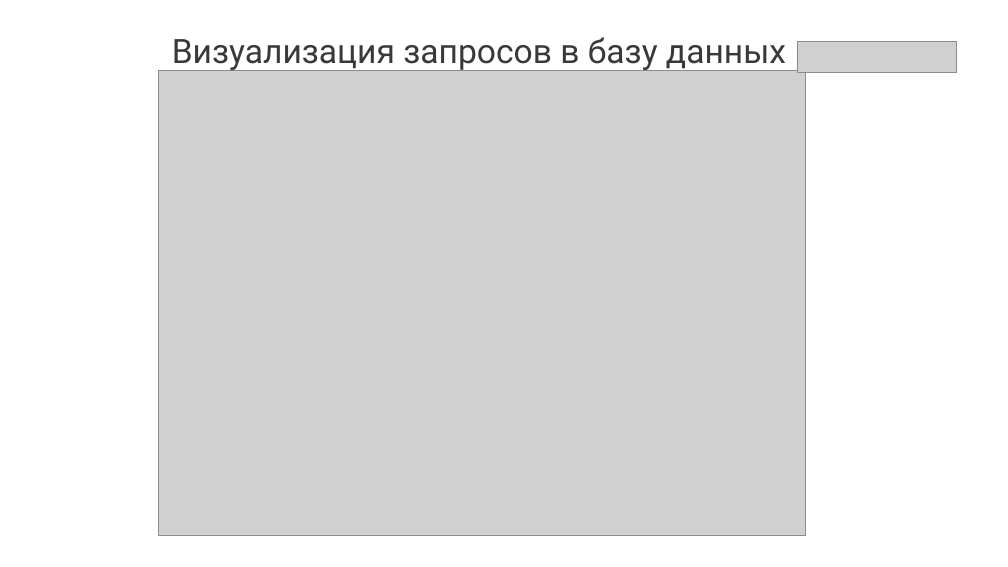
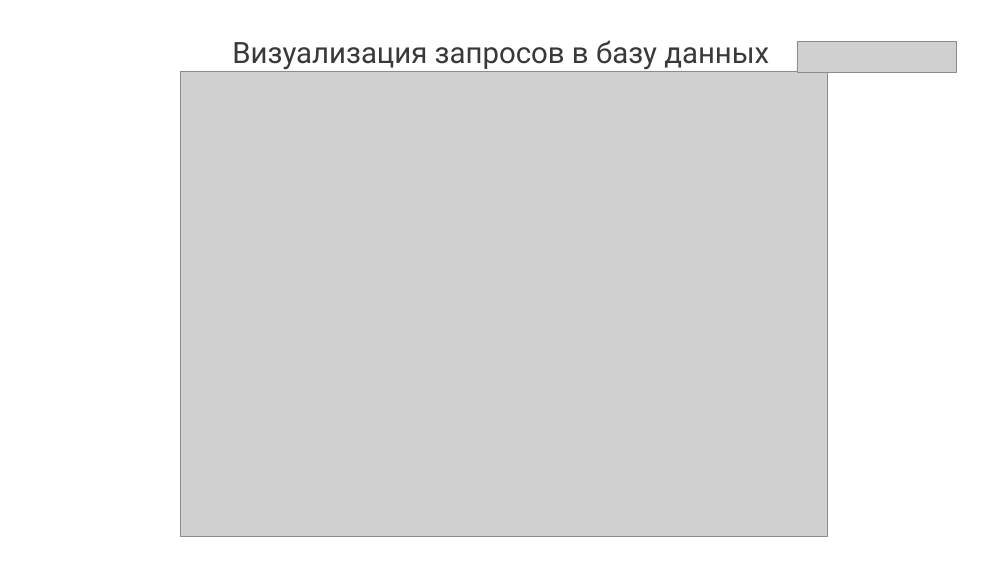
Before and after one commit to asikpro13/ProjectLyceym, a slide deck: slide 10 of Представление Мазурек Вадим.pptx. Drawn at 1008x567 pixels with LibreOffice and Linux fonts; fonts in the diff are those of the drawing; grey boxes stand for pictures. Boxes give left, top, right and bottom in pixels: in the first picture for what was removed or moved away, otherwise in the second. Text is boxed around its words. In the diff, an @@ line names an element or a change of style, - is before the commit and + after.

```diff
--- a/Представление Мазурек Вадим.pptx
+++ b/Представление Мазурек Вадим.pptx
@@ text "Визуализация запросов в базу данных": place and size @@
-text "Визуализация запросов в базу данных" at [172,37,786,71]
+text "Визуализация запросов в базу данных" at [232,40,769,70]
@@ text "Визуализация запросов в базу данных" at [232,40,769,70]: size 32 to 28 pt @@
@@ picture: place and size @@
-picture at [159,70,806,535]
+picture at [180,71,827,536]
```
Also in this commit, not shown: 7 other slides changed.
